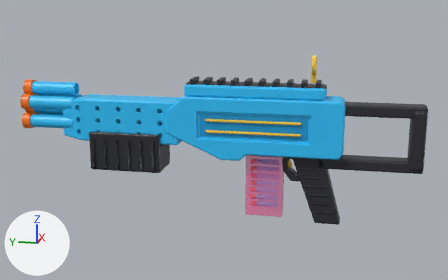
The glTF model public/models/blasters/B01.glb as it was, and as the next commit left it.
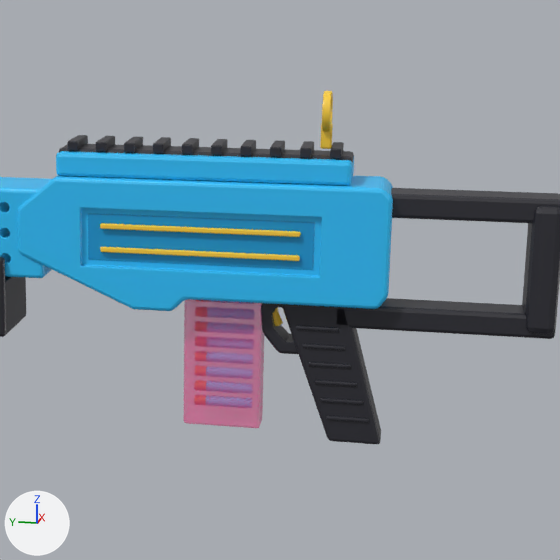
Each version appears first whole from a camera (50 mm lens) standing at (-0.958, -0.056, 0.301) and looking at (0.001, 0.136, 0.061), and next in a close-up on the part from 35% to 95% of the width and 4% to 100% of the height. The axes (+X, +Y, +Z) are drawn at lower left. The lights are the same throughout. The last two pictures show the newer version. Vertices at exactly the same position are counted once.

In view in the first close-up: 'body', 'mag', 'pump', 'trigger'.
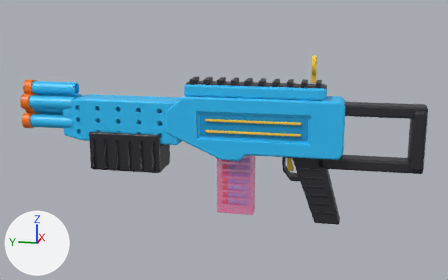
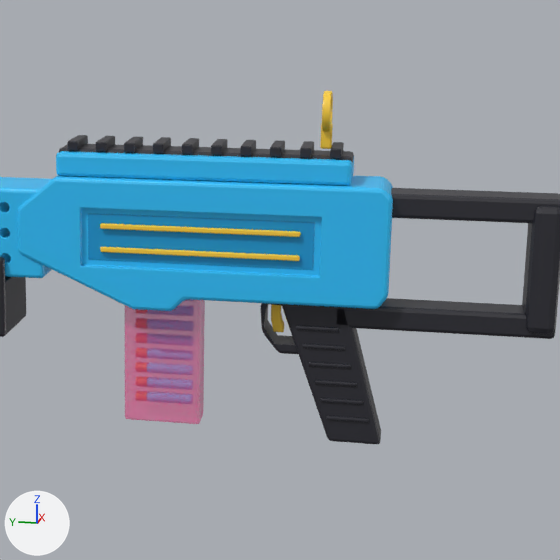
The change, as JSON lines over the scene's bpy script:
```json
{"block": "me_receiver_mesh", "where": "# used by ob_body; location = (0.0, 0.0, 0.0)"}
{"op": "remove", "block": "me_receiver_mesh", "code": "me_receiver_mesh.from_pydata(...)  # 5234 vertices, 10500 faces; spans x -0.027..0.027, y -0.175..0.475, z -0.065..0.201"}
{"op": "add", "block": "me_receiver_mesh", "code": "me_receiver_mesh.from_pydata(...)  # 5250 vertices, 10532 faces; spans x -0.027..0.027, y -0.175..0.475, z -0.065..0.201"}
{"block": "me_receiver_mesh", "change": "me_receiver_mesh part 1: 33 vertices moved within x -0.012..0.012, y -0.013..0.039, z 0.005..0.048; 96 vertices removed from x -0.012..0.012, y -0.014..0.038, z 0.004..0.047; 112 vertices added at x -0.012..0.012, y -0.013..0.039, z 0.003..0.048"}
{"op": "set", "path": "ob_mag.location", "old": "(0.0, 0.068, 0.005)", "new": "(0.0, 0.115, 0.005)"}
{"op": "set", "path": "ob_trigger.rotation_euler", "old": "(0.0, 0.0, 0.0)", "new": "(0.0, -3.142, 0.0)", "note": "degrees (0, 0, 0) -> degrees (0, -180, 0)"}
```

What differs and where, as boxes (x1, y1, x2, y2) in the close-ups (560 x 560 px; the box of a moved part takes in the faces that stretch with it):
```json
{"object": "mag", "change": "moved", "before": [183, 299, 264, 428], "after": [125, 299, 205, 424]}
{"object": "trigger", "change": "turned", "before": [273, 307, 283, 326], "after": [271, 305, 284, 332]}
{"part": 1, "of": "me_receiver_mesh", "change": "moved or reshaped", "before": [261, 303, 298, 352], "after": [261, 303, 298, 353]}
```
